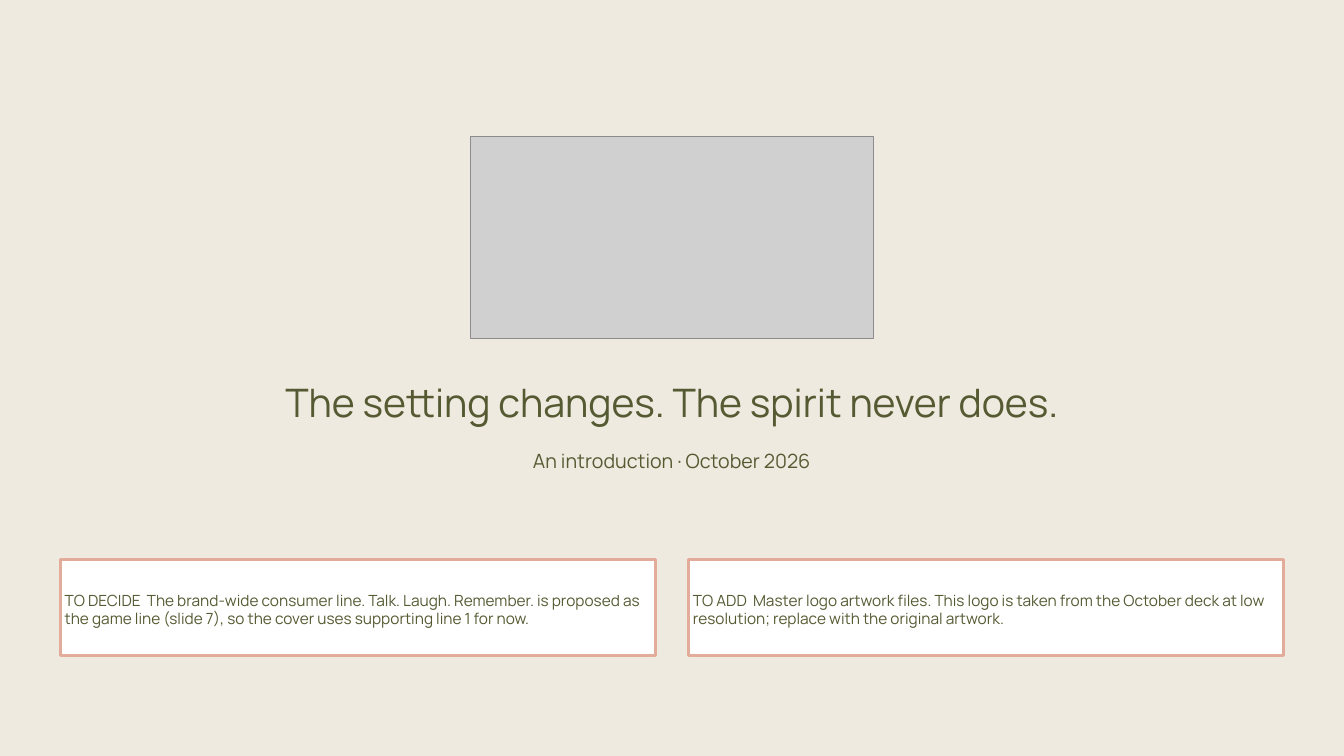
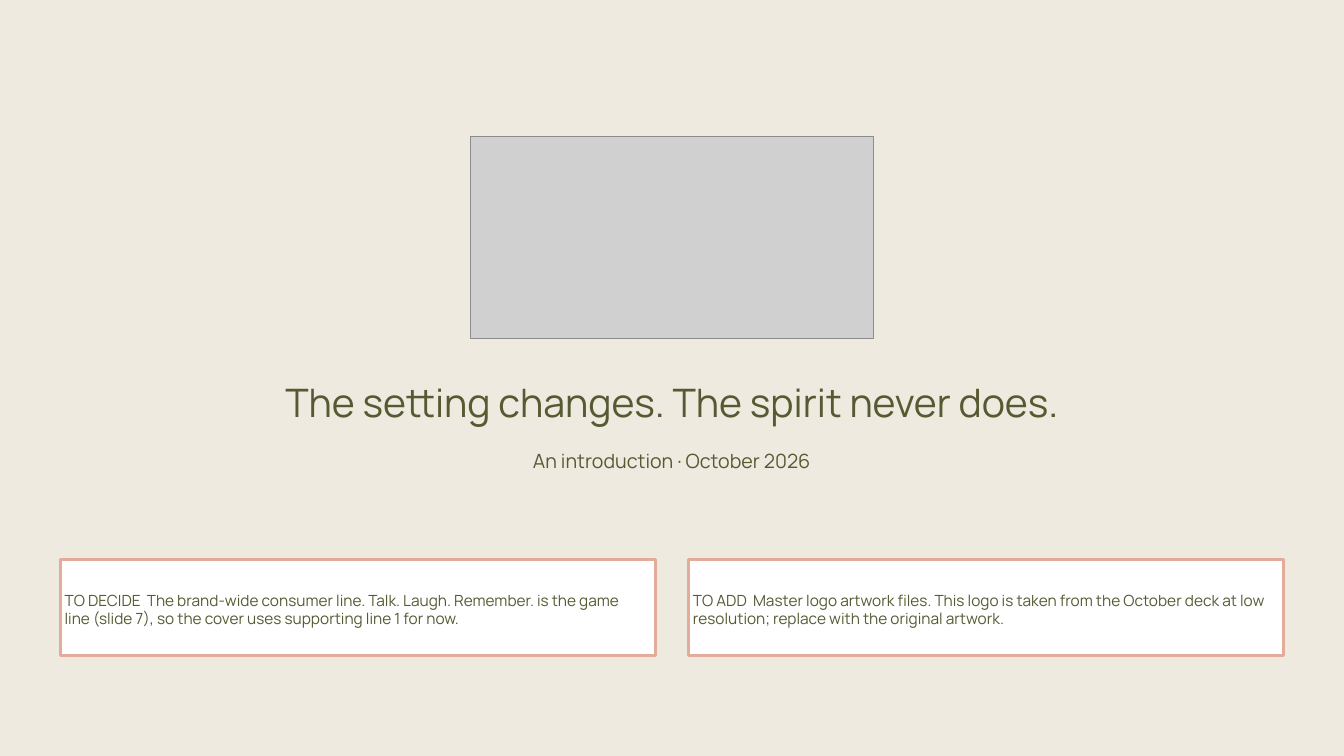
Before and after one commit to carrie147/entre-amis-brand-agent, a slide deck: slide 1 of decks/Entre Amis - core brand story - DRAFT.pptx. Drawn at 1344x756 pixels with LibreOffice and Linux fonts; fonts in the diff are those of the drawing; grey boxes stand for pictures. Boxes give left, top, right and bottom in pixels: in the first picture for what was removed or moved away, otherwise in the second. Text is boxed around its words. In the diff, an @@ line names an element or a change of style, - is before the commit and + after.

```diff
--- a/decks/Entre Amis - core brand story - DRAFT.pptx
+++ b/decks/Entre Amis - core brand story - DRAFT.pptx
@@ text in rectangle at bbox=[65, 594, 619, 628]: text changed @@
-TO DECIDE The brand-wide consumer line. Talk. Laugh. Remember. is proposed as the game line (slide 7), so the cover uses supporting line 1 for now.
+TO DECIDE The brand-wide consumer line. Talk. Laugh. Remember. is the game line (slide 7), so the cover uses supporting line 1 for now.
```
Also in this commit, not shown: 6 other slides changed, 10 other files.
